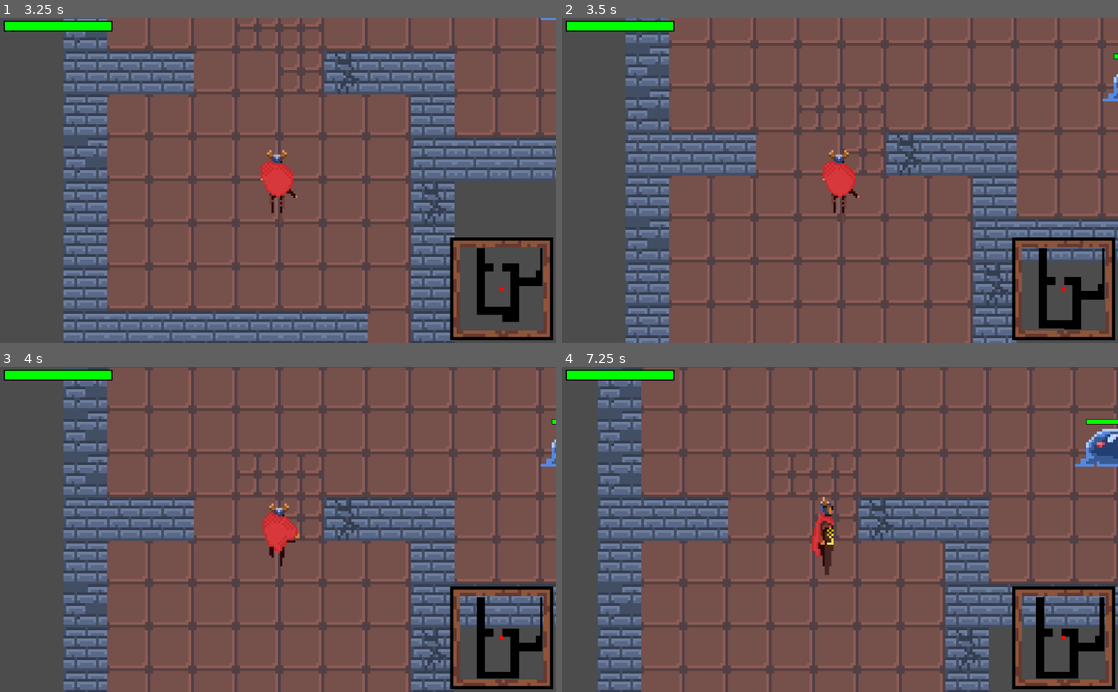
Above: before the commit, frames 1-4 (two rows, left to right).
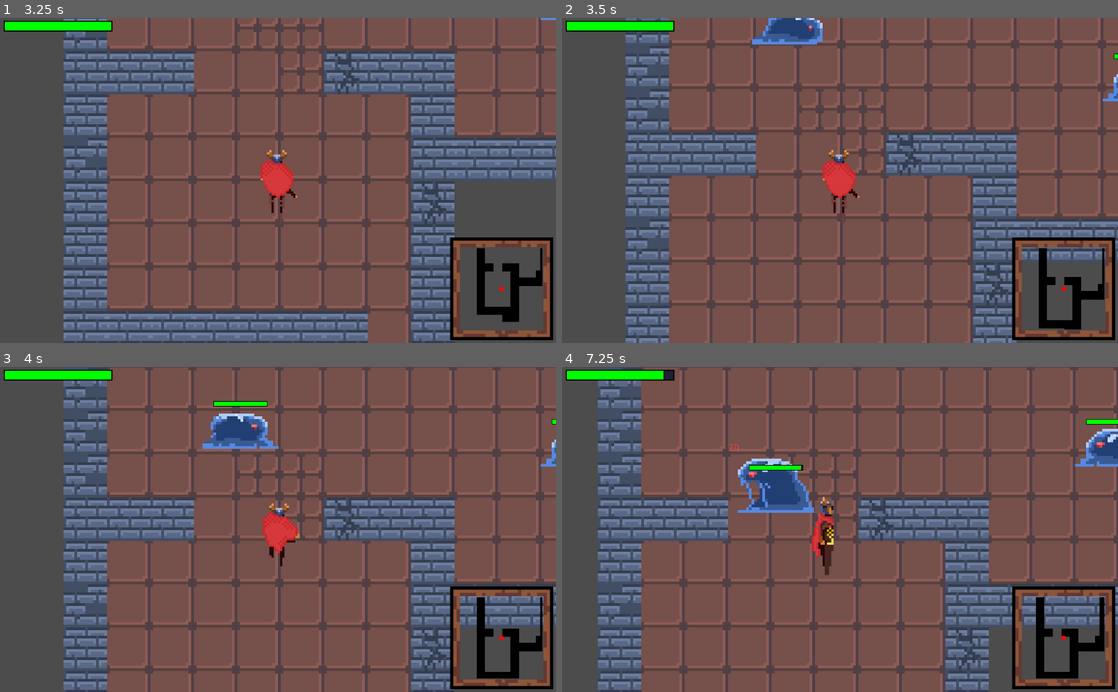
Above: after the commit, the same moments.

Repository: skni-kod/roguelike
Game: Godot game, scene res://Scenes/Levels/Main.tscn
Same seed, same stepped clock (60 frames per second), same inputs: the game is played once before the commit and once after it.
Inputs (mouse positions are in pixels of both pictures, inside the frame that each line leads up to):
- Up to frame 1 (3.25 s): tap Enter at 0.5 s; move the mouse to (400, 164) at 0.52 s; press the mouse at (400, 164) at 0.53 s; hold D (move_right) 0.53-1.28 s; move the mouse to (166, 196) at 1.27 s; release the mouse at (166, 196) at 1.28 s; hold S (move_down) 1.28-2.03 s; click (166, 196) at 1.35 s; tap Space at 2 s; move the mouse to (333, 109) at 2.02 s; press the mouse at (333, 109) at 2.03 s; hold D (move_right) 2.03-2.78 s; move the mouse to (250, 245) at 2.77 s; release the mouse at (250, 245) at 2.78 s; hold W (move_up) from 2.78 s (still down); click (250, 245) at 2.85 s
- Up to frame 2 (3.5 s): keep holding W (move_up)
- Up to frame 3 (4 s): move the mouse to (444, 578) at 3.52 s; release W (move_up) at 3.53 s; press the mouse at (444, 578) at 3.53 s; hold A (move_left) from 3.53 s (still down)
- Up to frame 4 (7.25 s): move the mouse to (673, 480) at 4.27 s; release the mouse at (673, 480) at 4.28 s; click (673, 480) at 4.35 s; move the mouse to (867, 529) at 5.02 s; release A (move_left) at 5.03 s; press the mouse at (867, 529) at 5.03 s; hold S (move_down) 5.03-5.78 s; move the mouse to (756, 448) at 5.77 s; release the mouse at (756, 448) at 5.78 s; hold D (move_right) 5.78-6.53 s; click (756, 448) at 5.85 s; move the mouse to (962, 513) at 6.52 s; press the mouse at (962, 513) at 6.53 s; hold W (move_up) from 6.53 s (still down)

Frame 1 is identical in both runs. In frame 2, 0.9% of the frame differs, in the area x 34-47%, y 0-9%; in frame 3, 1.3%; in frame 4, 1.8%, in the area x 18-46%, y 1-45%.

Commit message:
Remove bugs from slime, add knockback

Diff:
--- a/Scenes/Actors/Slime.tscn
+++ b/Scenes/Actors/Slime.tscn
@@ -3,7 +3,6 @@
 [ext_resource path="res://Scenes/Actors/slime.gd" type="Script" id=1]
 [ext_resource path="res://Assets/Enemies/Slime.png" type="Texture" id=2]
 [ext_resource path="res://Scenes/UI/HealthBar.tscn" type="PackedScene" id=3]
-
 
 [sub_resource type="RectangleShape2D" id=1]
 extents = Vector2( 14.9055, 7.46424 )
@@ -105,23 +104,18 @@
 frame = 14
 
 [node name="CollisionShape2D" type="CollisionShape2D" parent="."]
-visible = false
 position = Vector2( -0.117989, 4.01147 )
 shape = SubResource( 1 )
 
 [node name="Wzrok" type="Area2D" parent="."]
-visible = false
 
 [node name="CollisionShape2D" type="CollisionShape2D" parent="Wzrok"]
-visible = false
 position = Vector2( -0.117981, 4.09191 )
 shape = SubResource( 2 )
 
 [node name="Atak" type="Area2D" parent="."]
-visible = false
 
 [node name="CollisionShape2D" type="CollisionShape2D" parent="Atak"]
-visible = false
 position = Vector2( 0.166862, 3.83767 )
 shape = SubResource( 3 )
 
--- a/Scenes/Actors/slime.gd
+++ b/Scenes/Actors/slime.gd
@@ -6,7 +6,7 @@
 export var dps = 5
 var right = 1
 var attack = false
-export var health = 100
+export var health = 1000
 onready var health_bar = $HealthBar
 var floating_dmg = preload("res://Scenes/UI/FloatingDmg.tscn")
 
@@ -36,7 +36,8 @@
 		player = body
 
 func _on_Wzrok_body_exited(body):
-	player = null
+	if body.name == "Player":
+		player = null
 
 
 func _on_Atak_body_entered(body):
@@ -50,14 +51,18 @@
 	if attack and health>0:
 		$AnimationPlayer.play("Attack")
 		yield($AnimationPlayer,"animation_finished")
-		if attack:
-			player.take_dmg(self)
+		player.take_dmg(self)
 
 func get_dmg(dmg):
-	health = health - dmg
-	$AnimationPlayer.play("Hurt")
-	health_bar.on_health_updated(health, dmg)
-	health_bar.visible = true
+	if health>0:
+		if player.position.x-self.position.x < 0:
+			self.position.x += 10
+		else:
+			self.position.x -= 10
+		health = health - dmg
+		$AnimationPlayer.play("Hurt")
+		health_bar.on_health_updated(health, dmg)
+		health_bar.visible = true
 	if health<=0:
 		$AnimationPlayer.play("Die")
 		yield($AnimationPlayer,"animation_finished")
--- a/Scenes/Levels/Main.tscn
+++ b/Scenes/Levels/Main.tscn
@@ -223,6 +223,11 @@
 collision_layer = 4
 collision_mask = 3
 
+[node name="Slime2" parent="." instance=ExtResource( 1 )]
+position = Vector2( 107.149, -49.2094 )
+collision_layer = 4
+collision_mask = 3
+
 [node name="CanvasLayer" type="CanvasLayer" parent="."]
 
 [node name="MiniMap" parent="CanvasLayer" instance=ExtResource( 12 )]
